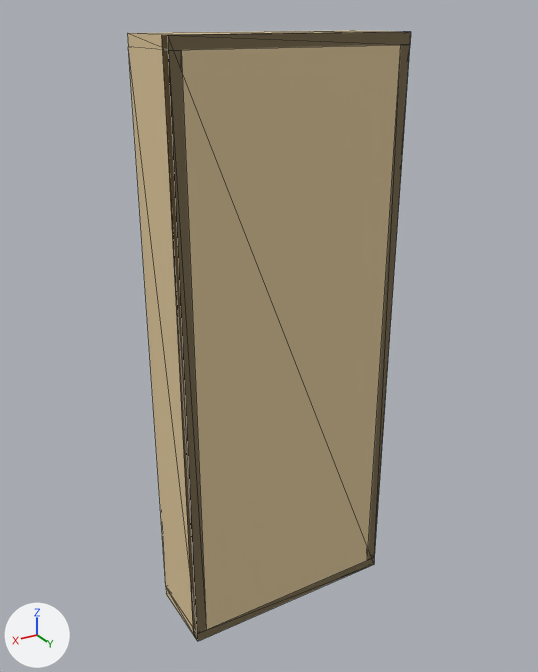
What one commit did to the glTF model src/assets/furniture/ikea-billy.glb.
Camera for both pictures: a 50 mm camera at (1.23, 2.01, 2.06) aimed at (0.0, -0.02, 1.05). Lighting does not change. The marker at lower left points along +X, +Y and +Z. The first picture is the older version. Mesh edges are drawn as thin lines. Vertices at exactly the same position are counted once.
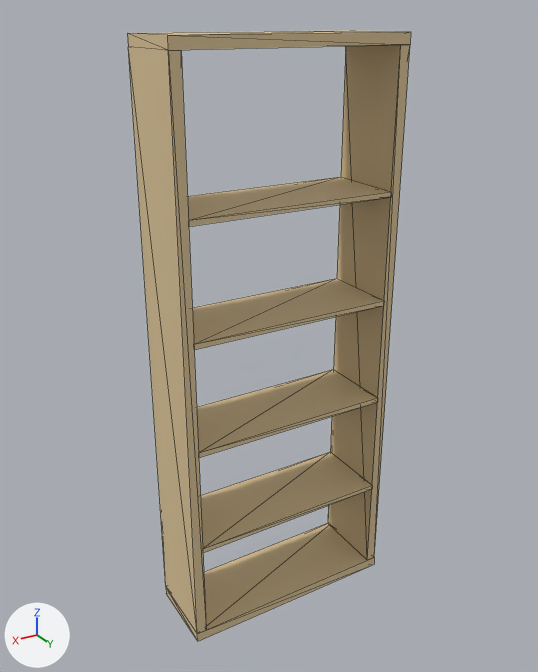
The edits, one by one:
me_mesh_0 is used by ob_mesh_0; location (0.0, 0.0, 0.0).
Verts and faces of me_mesh_0; kept vertices keep their numbers, new ones are numbered from 60.
Before the commit, vertices of me_mesh_0: 0 (0.4, 0.14, 0.0) at pixel (197, 641), 7 (-0.4, 0.14, 0.0) at pixel (374, 564), 9 (0.4, 0.14, 2.02) at pixel (167, 35), 14 (-0.4, 0.14, 2.02) at pixel (410, 31), 24 (0.4, 0.1, 2.02) at pixel (161, 34).
Before the commit, vertices of me_mesh_0: 25 (0.4, 0.1, 0.0) at pixel (193, 634), 26 (-0.4, 0.1, 0.0), 27 (-0.4, 0.1, 2.02) at pixel (403, 31), 28 (0.36, 0.1, 0.38), 29 (0.36, 0.1, 0.4).
Before the commit, vertices of me_mesh_0: 34 (-0.36, 0.1, 0.4), 35 (-0.36, 0.1, 0.38), 36 (0.36, 0.1, 0.76), 37 (0.36, 0.1, 0.78), 42 (-0.36, 0.1, 0.78).
Before the commit, vertices of me_mesh_0: 43 (-0.36, 0.1, 0.76), 44 (0.36, 0.1, 1.14), 45 (0.36, 0.1, 1.16), 50 (-0.36, 0.1, 1.16), 51 (-0.36, 0.1, 1.14).
Before the commit, vertices of me_mesh_0: 52 (0.36, 0.1, 1.52), 53 (0.36, 0.1, 1.54), 58 (-0.36, 0.1, 1.54), 59 (-0.36, 0.1, 1.52).
me_mesh_0 had 60 vertices, 108 faces and spanned x -0.4..0.4, y -0.14..0.14, z 0.0..2.02.
me_mesh_0 now has 56 vertices, 96 faces and spans x -0.4..0.4, y -0.14..0.14, z 0.0..2.02.
Part 1, on me_mesh_0:
Vertices deleted: 24 to 27 (with the faces that use them).
Faces deleted: (7, 14, 9), (0, 7, 9).
Vertices 28, 29, 34 to 37, 42 to 45, 50 to 53, 58, 59 move by (0.0, 0.04, 0.0).

Boxes [x1, y1, x2, y2] around the edits, measured in the pictures (538 x 672 px):
part 1 of me_mesh_0, cut back: before [162, 32, 411, 641]; after [188, 177, 391, 553]
